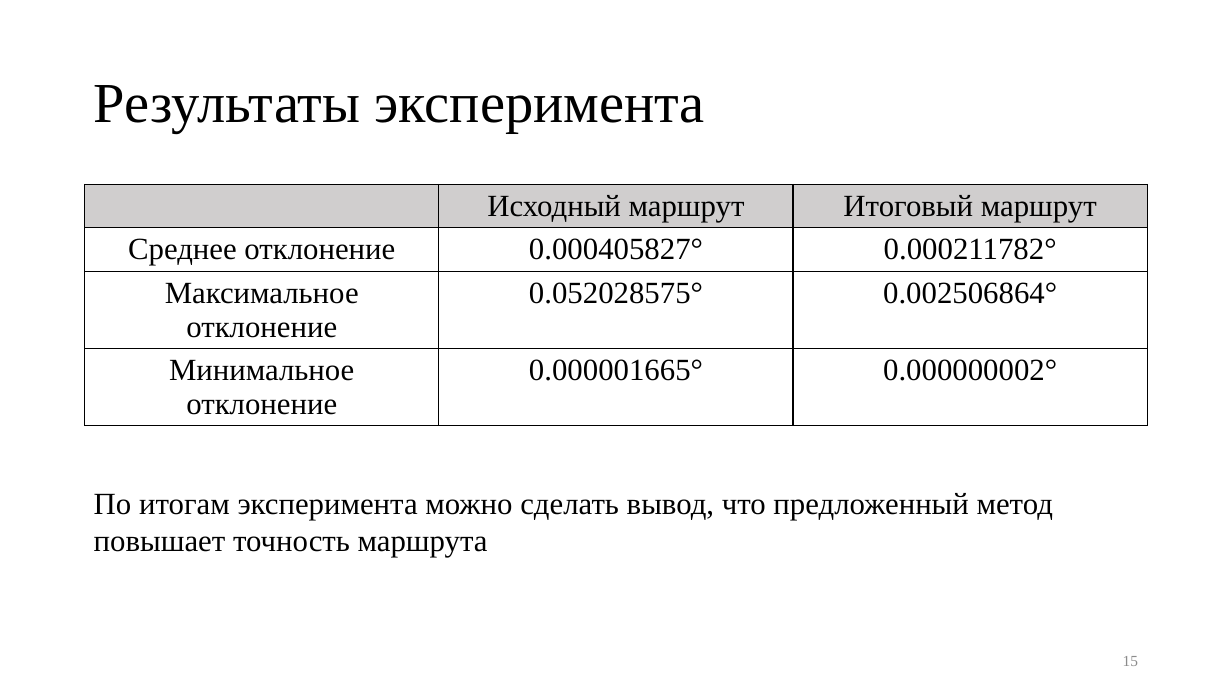
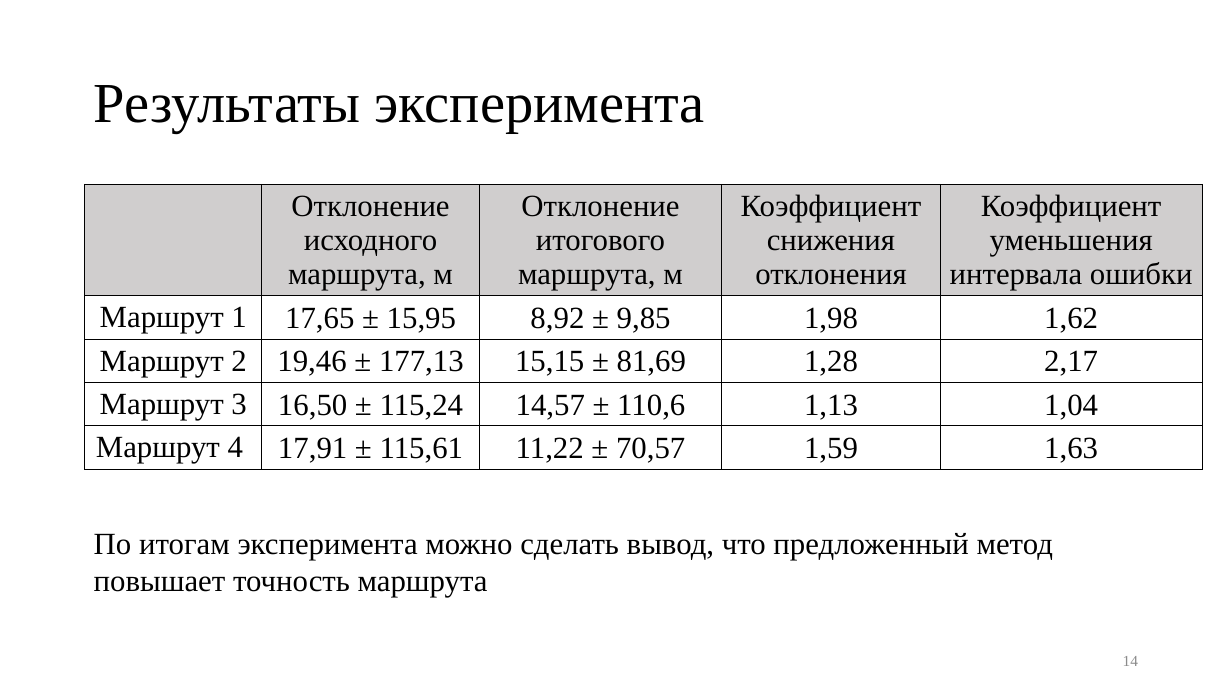
Before and after one commit to kaedvann/TrackFilter, a slide deck: slide 14 of docs/thesis/thesis.pptx (slide 15 before the commit). Drawn at 1232x693 pixels with LibreOffice and Linux fonts; fonts in the diff are those of the drawing. Boxes give left, top, right and bottom in pixels: in the first picture for what was removed or moved away, otherwise in the second. Text is boxed around its words. In the diff, an @@ line names an element or a change of style, - is before the commit and + after.

```diff
--- a/docs/thesis/thesis.pptx
+++ b/docs/thesis/thesis.pptx
@@ table at <box>85,185,1203,490</box> @@
- | Исходный маршрут | Итоговый маршрут
-Среднее отклонение | 0.000405827° | 0.000211782°
-Максимальное отклонение | 0.052028575° | 0.002506864°
-Минимальное отклонение | 0.000001665° | 0.000000002°
+ | Отклонение исходного маршрута, м | Отклонение итогового маршрута, м | Коэффициент снижения отклонения | Коэффициент уменьшения интервала ошибки
+Маршрут 1 | 17,65 ± 15,95 | 8,92 ± 9,85 | 1,98 | 1,62
+Маршрут 2 | 19,46 ± 177,13 | 15,15 ± 81,69 | 1,28 | 2,17
+Маршрут 3 | 16,50 ± 115,24 | 14,57 ± 110,6 | 1,13 | 1,04
+Маршрут 4 | 17,91 ± 115,61 | 11,22 ± 70,57 | 1,59 | 1,63
@@ table: place and size @@
-table at <box>85,185,1147,444</box>
+table at <box>85,185,1203,490</box>
@@ text "По итогам эксперимента можно сделать ...": place and size @@
-text "По итогам эксперимента можно сделать ..." at <box>94,493,1053,557</box>
+text "По итогам эксперимента можно сделать ..." at <box>94,533,1053,597</box>
@@ page number at <box>1123,656,1138,666</box>: text changed @@
-15
+14
```
Also in this commit, not shown: 7 other slides changed, 1 slide removed, 11 other files.
